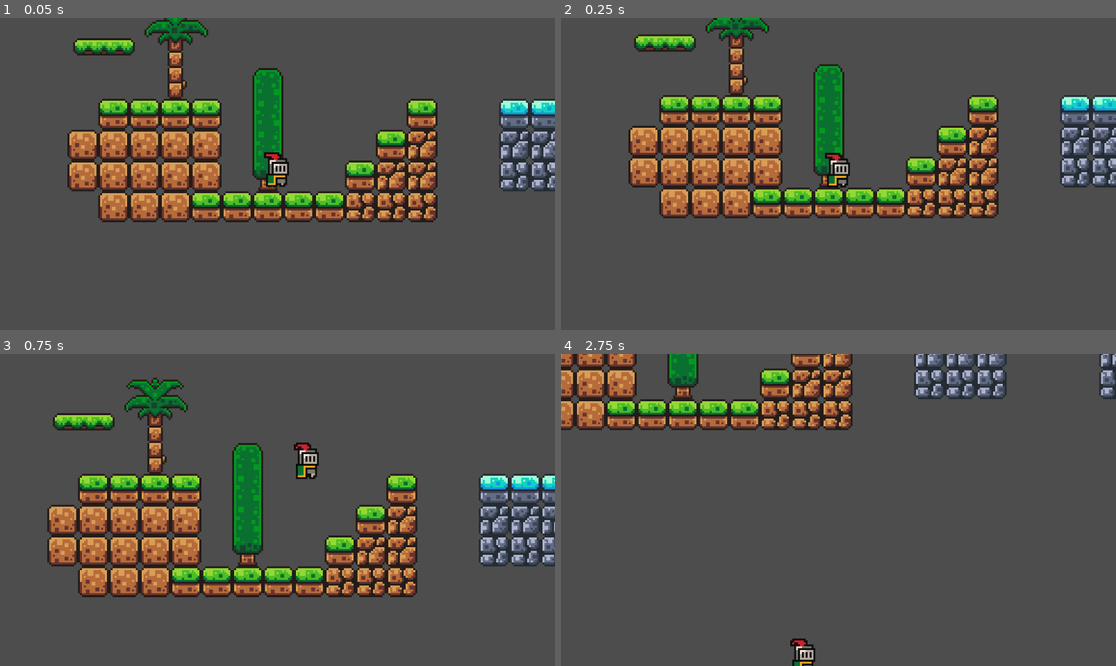
Above: before the commit, frames 1-4 (two rows, left to right).
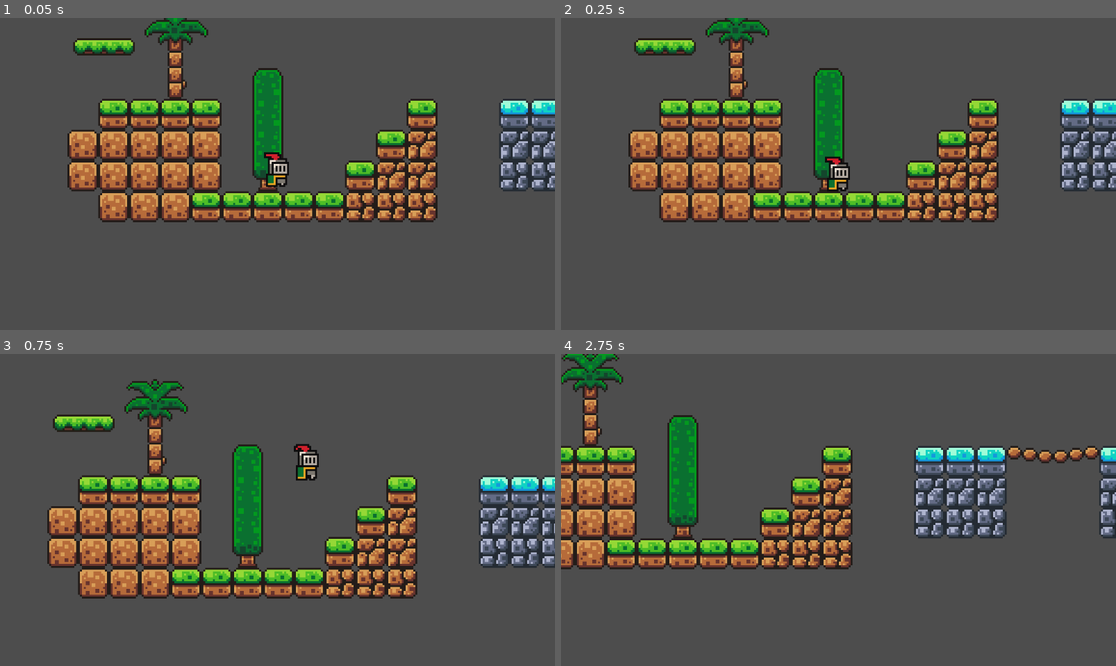
Above: after the commit, the same moments.

Repository: coleseven/GODOT-First-Game
Game: Godot game, scene res://scenes/game.tscn
Same seed, same stepped clock (60 frames per second), same inputs: the game is played once before the commit and once after it.
Inputs:
- Up to frame 1 (0.05 s): no input
- Up to frame 2 (0.25 s): no input
- Up to frame 3 (0.75 s): tap Enter (ui_accept) at 0.5 s; hold Right (ui_right) from 0.53 s (still down)
- Up to frame 4 (2.75 s): tap Enter (ui_accept) at 0.77, 1.52 s; release Right (ui_right) at 2.03 s; hold Left (ui_left) from 2.03 s (still down)

Frame 1 is identical in both runs. In frame 2, 16% of the frame differs, in the area x 12-100%, y 0-66%; in frame 3, 10%; in frame 4, 31%, in the area x 0-100%, y 0-100%.

Commit message:
Killzone
-added killzone
-added respawn

Diff:
--- a/first-game-in-godot/scenes/game.tscn
+++ b/first-game-in-godot/scenes/game.tscn
@@ -1,9 +1,10 @@
-[gd_scene load_steps=10 format=3 uid="uid://8cba00q1gt45"]
+[gd_scene load_steps=12 format=3 uid="uid://8cba00q1gt45"]
 
 [ext_resource type="PackedScene" uid="uid://urnt5df5vda6" path="res://scenes/player.tscn" id="1_uwrxv"]
 [ext_resource type="Texture2D" uid="uid://ce4rq6kvsr7nh" path="res://assets/sprites/world_tileset.png" id="1_yqjtg"]
 [ext_resource type="PackedScene" uid="uid://cng805tlvkm3g" path="res://scenes/platform.tscn" id="2_lnu2h"]
 [ext_resource type="PackedScene" uid="uid://tcujlkl0stju" path="res://scenes/coin.tscn" id="4_lbhrr"]
+[ext_resource type="PackedScene" uid="uid://ckab7d7guojl" path="res://scenes/killzone.tscn" id="5_iywne"]
 
 [sub_resource type="TileSetAtlasSource" id="TileSetAtlasSource_lnu2h"]
 texture = ExtResource("1_yqjtg")
@@ -210,6 +211,8 @@
 &"move": SubResource("Animation_lnu2h")
 }
 
+[sub_resource type="WorldBoundaryShape2D" id="WorldBoundaryShape2D_p57ef"]
+
 [node name="Game" type="Node2D"]
 
 [node name="TileMap" type="TileMap" parent="."]
@@ -235,6 +238,8 @@
 [node name="Camera2D" type="Camera2D" parent="player"]
 position = Vector2(0, -6)
 zoom = Vector2(4, 4)
+limit_bottom = 120
+limit_smoothed = true
 position_smoothing_enabled = true
 
 [node name="coin" parent="." instance=ExtResource("4_lbhrr")]
@@ -242,3 +247,9 @@
 
 [node name="coin2" parent="." instance=ExtResource("4_lbhrr")]
 position = Vector2(-152, -76)
+
+[node name="Killzone" parent="." instance=ExtResource("5_iywne")]
+position = Vector2(20, 115)
+
+[node name="CollisionShape2D" type="CollisionShape2D" parent="Killzone"]
+shape = SubResource("WorldBoundaryShape2D_p57ef")
--- /dev/null
+++ b/first-game-in-godot/scenes/killzone.tscn
@@ -0,0 +1,14 @@
+[gd_scene load_steps=2 format=3 uid="uid://ckab7d7guojl"]
+
+[ext_resource type="Script" uid="uid://by4o5u2wtv7rj" path="res://scripts/killzone.gd" id="1_xlapc"]
+
+[node name="Killzone" type="Area2D"]
+collision_mask = 2
+script = ExtResource("1_xlapc")
+
+[node name="Timer" type="Timer" parent="."]
+wait_time = 0.6
+one_shot = true
+
+[connection signal="body_entered" from="." to="." method="_on_body_entered"]
+[connection signal="timeout" from="Timer" to="." method="_on_timer_timeout"]
--- /dev/null
+++ b/first-game-in-godot/scripts/killzone.gd
@@ -0,0 +1,12 @@
+extends Area2D
+
+@onready var timer: Timer = $Timer
+
+func _on_body_entered(body: Node2D) -> void:
+	print("Death")
+	timer.start()
+
+
+
+func _on_timer_timeout() -> void:
+	get_tree().reload_current_scene()
Not shown, added: first-game-in-godot/scripts/killzone.gd.uid
